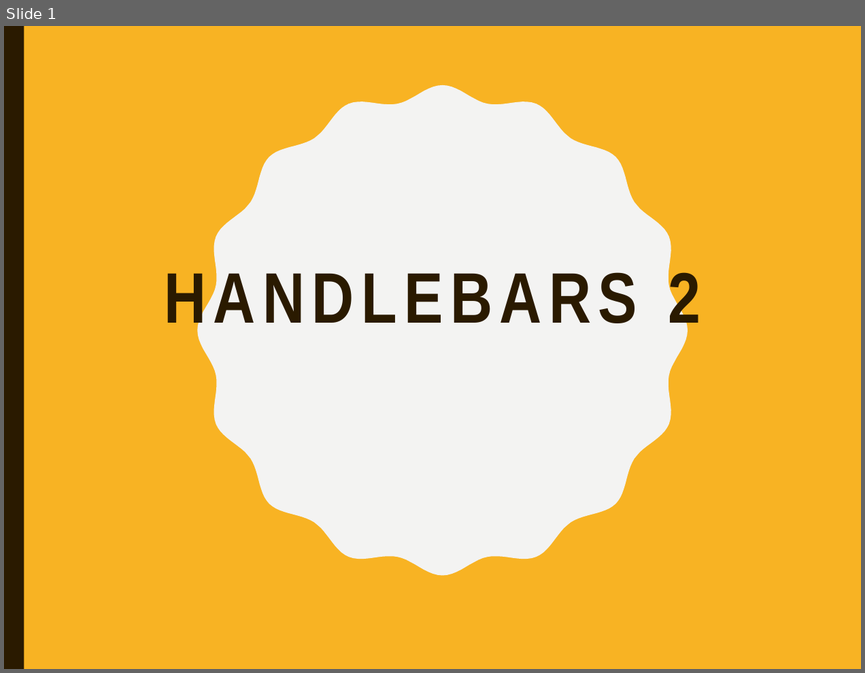
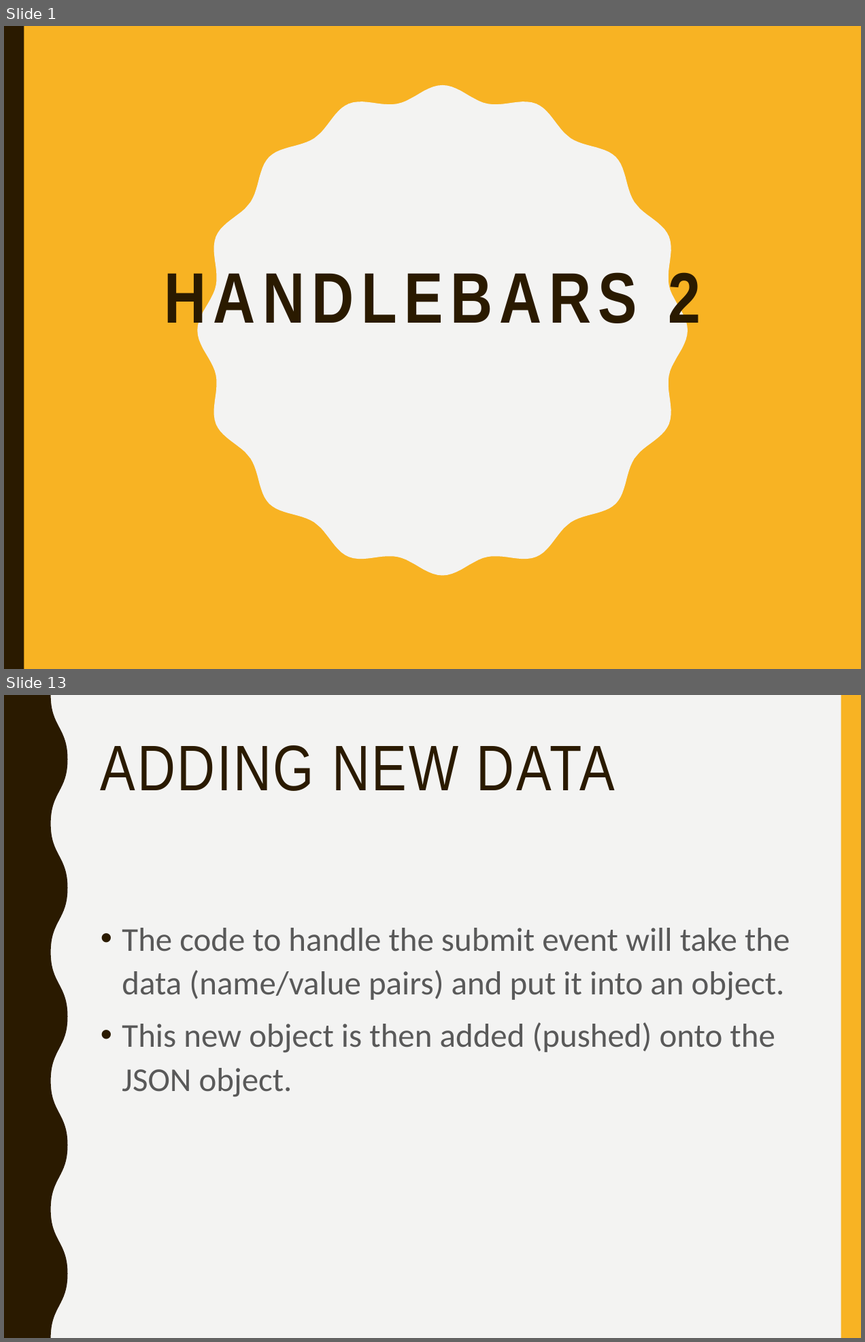
Before and after one commit to mlyngweb1/Website-Development-2-src, a slide deck: topic-10-Handlebars-2/talk-1/talk-1.pptx. Shown one above the other, each under a label of ours: slide 1 before the commit, slides 1 and 13 after it; the slides between them are not shown. The pictures are 865x673 and 865x1342 pixels, drawn with LibreOffice and Linux fonts; fonts in the diff are those of the drawing. Boxes give left, top, right and bottom in pixels: in the first picture for what was removed or moved away, otherwise in the second. Text is boxed around its words. In the diff, an @@ line names an element or a change of style, - is before the commit and + after.

Commit message:
Handlebars 2

```diff
--- a/topic-10-Handlebars-2/talk-1/talk-1.pptx
+++ b/topic-10-Handlebars-2/talk-1/talk-1.pptx
@@ slide 13 added at (4, 695, 861, 1338), background #F3F3F2 @@
@@ freeform shape added at (4, 695, 67, 1338), fill #2A1A00 @@
@@ rectangle added at (841, 695, 861, 1338), fill #F8B323 @@
@@ title added at (101, 745, 615, 791), 54 pt, text #2A1A00 @@
+ADDING NEW DATA
@@ text added at (122, 928, 789, 1097), 28 pt, text #595959 @@
+• The code to handle the submit event will take the data (name/value pairs) and put it into an object.
+• This new object is then added (pushed) onto the JSON object.
```
Also in this commit, not shown: 15 other slides added, 52 other files.
